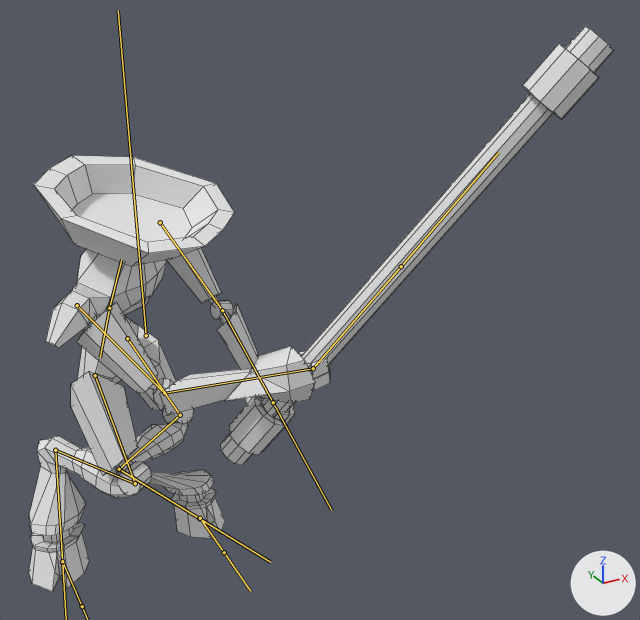
Renders of the FBX model Assets/Resources/Models/FBX/Entities/Manticore.fbx from each side of a commit.
The view is the same before and after, from a camera (50 mm lens) standing at (-2.32, -9.08, 7.27) and looking at (2.24, -0.78, 3.12). The lights are fixed; the arrows at lower right show +X, +Y and +Z. Both versions are drawn at frame 16 of the action 'Armature|6.ManticoreParrySwing'; the numbers are the values there. The bones that bend it are drawn over the model as lines. Mesh edges are drawn as thin lines.

In view in the first picture: 'Manticore'.
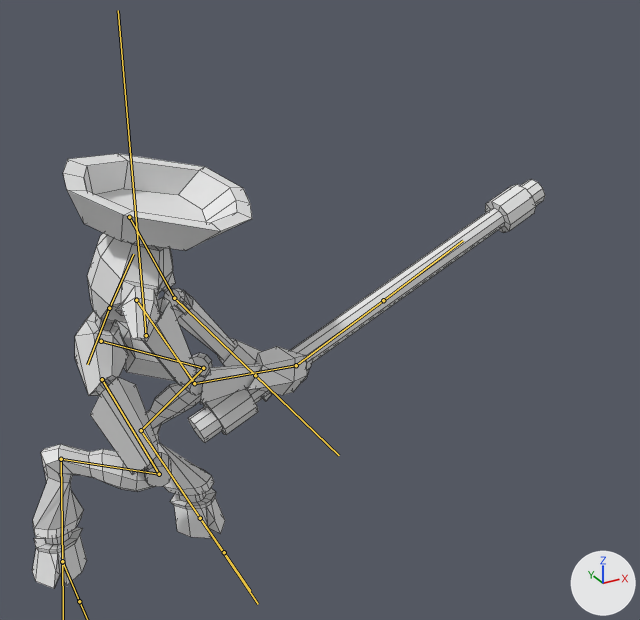
Changed parts and their boxes [x1, y1, x2, y2] in the pictures (640 x 620 px):
'Manticore', posed (12% narrower, 23% shorter): before [29, 25, 614, 592]; after [32, 154, 545, 589]
bone 'Torso', root to tip: before (109, 308) to (121, 259); after (109, 308) to (133, 254)
bone 'UpperArm.L', root to tip: before (160, 222) to (222, 310); after (129, 217) to (174, 298)
bone 'UpperArm.R', root to tip: before (77, 305) to (164, 393); after (136, 300) to (194, 383)
bone 'Forearm.R', root to tip: before (164, 393) to (313, 368); after (194, 383) to (296, 365)
bone 'Pipe', root to tip: before (313, 368) to (401, 266); after (296, 365) to (383, 300)
bone 'UpperLeg.L', root to tip: before (127, 338) to (180, 415); after (101, 341) to (203, 368)
bone 'Calf.L', root to tip: before (180, 415) to (119, 469); after (203, 368) to (141, 430)
bone 'Hoof.L', root to tip: before (119, 469) to (199, 518); after (141, 430) to (200, 518)
bone 'UpperLeg.R', root to tip: before (95, 375) to (135, 483); after (102, 379) to (159, 474)
bone 'Calf.R', root to tip: before (135, 483) to (55, 450); after (159, 474) to (61, 459)
bone 'Foot.R', root to tip: before (62, 561) to (82, 606); after (62, 561) to (79, 601)

What changed in the scene script:
```text
Change bone_torso:
    where bone_torso = bpy.data.objects['Armature'].pose.bones['Torso']  # child of 'Root'
    bone_torso.rotation_quaternion: (0.927, 0.113, 0.357, -0.027) -> (0.788, 0.128, 0.589, -0.128)  # degrees (15, 42, 2) -> degrees (11, 74, -10)
Change bone_upperarm_l:
    where bone_upperarm_l = bpy.data.objects['Armature'].pose.bones['UpperArm.L']  # child of 'Torso'
    bone_upperarm_l.rotation_quaternion: (0.91, 0.097, -0.002, -0.402) -> (0.944, 0.059, 0.009, -0.325)  # degrees (10, 4, -47) -> degrees (6, 3, -38)
Change bone_upperarm_r:
    where bone_upperarm_r = bpy.data.objects['Armature'].pose.bones['UpperArm.R']  # child of 'Torso'
    bone_upperarm_r.rotation_quaternion: (0.838, 0.193, -0.301, -0.413) -> (0.859, 0.142, -0.375, -0.318)  # degrees (38, -20, -59) -> degrees (35, -34, -52)
Change bone_forearm_r:
    where bone_forearm_r = bpy.data.objects['Armature'].pose.bones['Forearm.R']  # child of 'UpperArm.R'
    bone_forearm_r.rotation_quaternion: (0.968, 0.17, 0.152, -0.104) -> (0.971, 0.124, 0.157, -0.131)  # degrees (18, 19, -9) -> degrees (12, 20, -13)
Change bone_pipe:
    where bone_pipe = bpy.data.objects['Armature'].pose.bones['Pipe']  # child of 'Forearm.R'
    bone_pipe.rotation_quaternion: (0.928, -0.372, 0.002, -0.009) -> (0.885, -0.461, -0.063, -0.031)  # degrees (-44, 0, -1) -> degrees (-55, -8, 0)
    bone_pipe.scale: (1.0, 1.0, 1.0) -> (1.02, 1.0, 1.0)
Change bone_upperleg_l:
    where bone_upperleg_l = bpy.data.objects['Armature'].pose.bones['UpperLeg.L']  # child of 'Pelvis'
    bone_upperleg_l.rotation_quaternion: (0.851, -0.127, -0.508, 0.034) -> (0.929, 0.165, -0.092, -0.32)  # degrees (-29, -59, 21) -> degrees (21, -4, -39)
Change bone_calf_l:
    where bone_calf_l = bpy.data.objects['Armature'].pose.bones['Calf.L']  # child of 'UpperLeg.L'
    bone_calf_l.rotation_quaternion: (0.991, -0.038, 0.005, 0.127) -> (0.99, 0.085, 0.058, 0.092)  # degrees (-4, 1, 15) -> degrees (10, 6, 11)
Change bone_hoof_l:
    where bone_hoof_l = bpy.data.objects['Armature'].pose.bones['Hoof.L']  # child of 'Calf.L'
    bone_hoof_l.rotation_quaternion: (0.973, 0.224, 0.001, -0.061) -> (0.992, -0.106, 0.019, -0.071)  # degrees (26, 2, -7) -> degrees (-12, 1, -8)
Change bone_upperleg_r:
    where bone_upperleg_r = bpy.data.objects['Armature'].pose.bones['UpperLeg.R']  # child of 'Pelvis'
    bone_upperleg_r.rotation_quaternion: (0.993, -0.005, -0.058, 0.102) -> (0.997, 0.042, -0.042, 0.048)  # degrees (-1, -7, 12) -> degrees (5, -5, 5)
Change bone_calf_r:
    where bone_calf_r = bpy.data.objects['Armature'].pose.bones['Calf.R']  # child of 'UpperLeg.R'
    bone_calf_r.rotation_quaternion: (0.974, 0.221, 0.036, -0.044) -> (0.971, 0.23, 0.011, -0.06)  # degrees (25, 5, -4) -> degrees (26, 3, -6)
Change bone_foot_r:
    where bone_foot_r = bpy.data.objects['Armature'].pose.bones['Foot.R']  # child of 'Root'
    bone_foot_r.scale: (1.12, 1.12, 1.12) -> (1.0, 1.0, 1.0)
```
